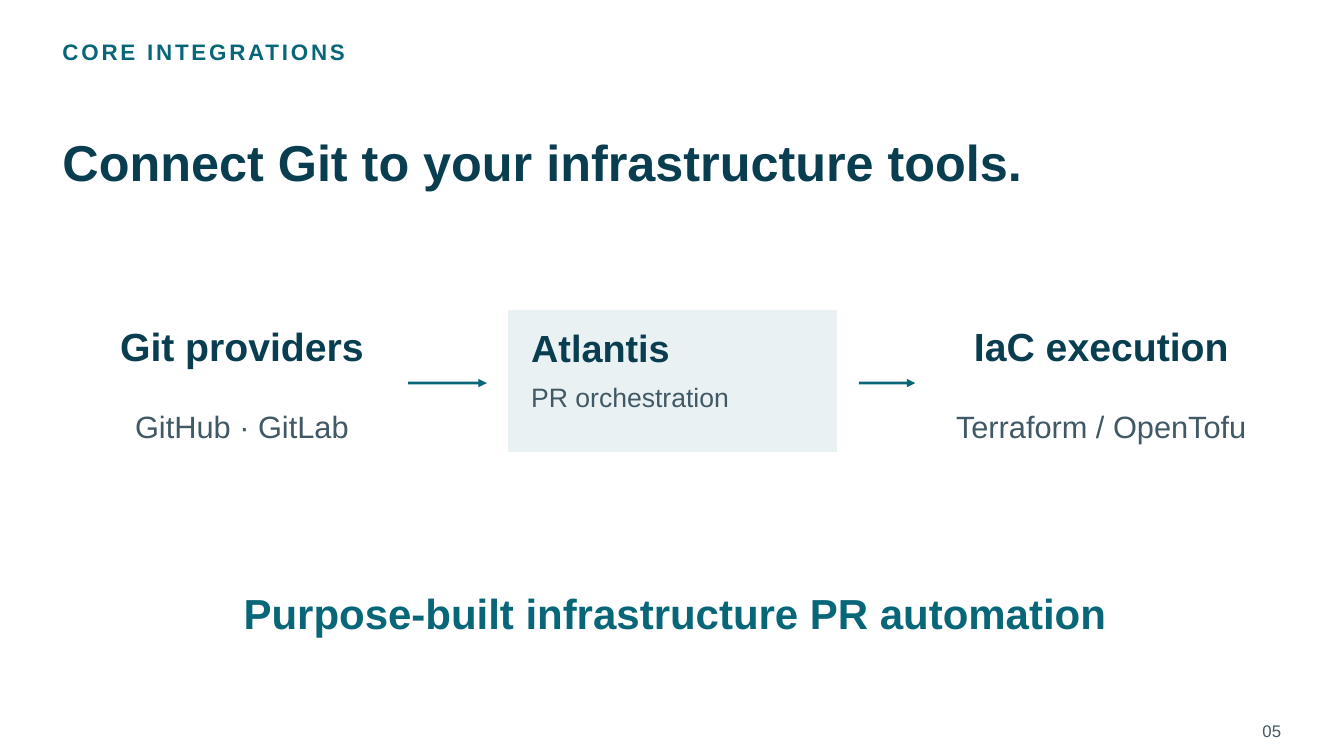
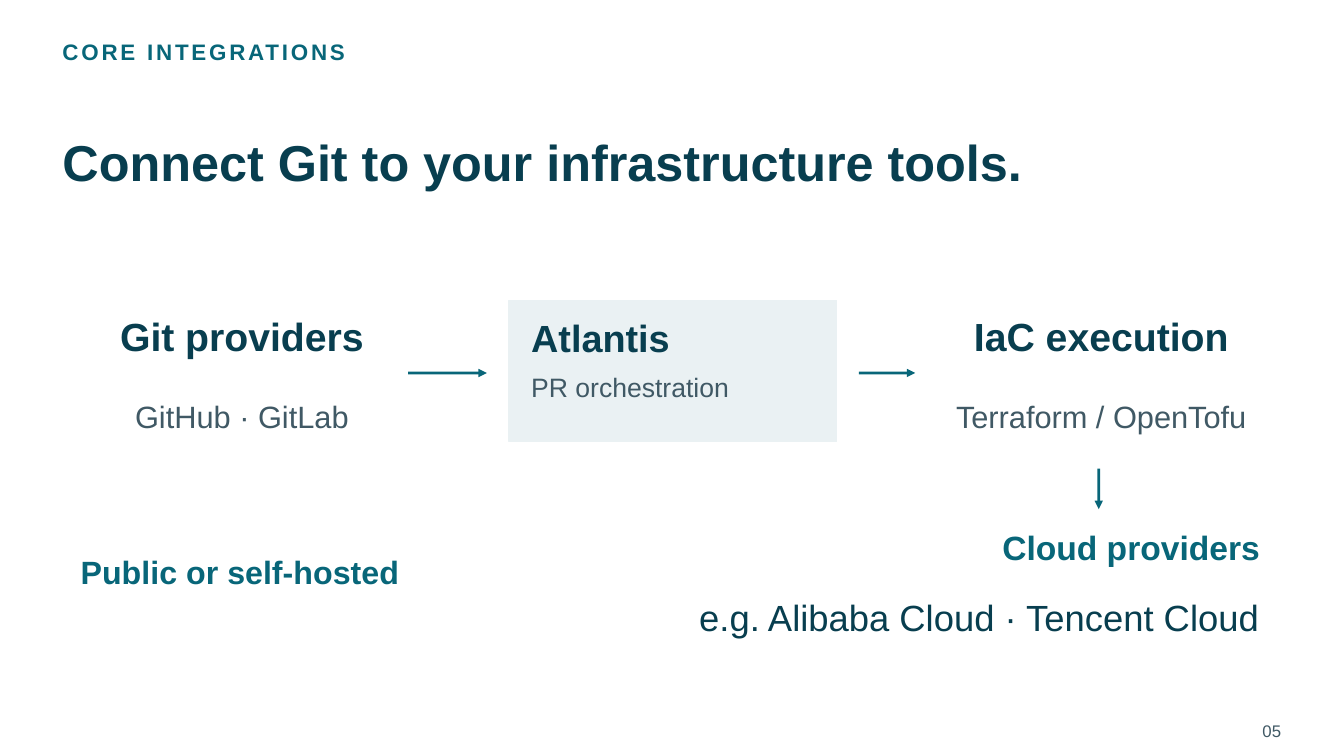
Before and after one commit to chenrui333/atlantis-talk, a slide deck: slide 5 of talks/kubecon-china-2026-atlantis-lightning/slides.pptx. Drawn at 1344x756 pixels with LibreOffice and Linux fonts; fonts in the diff are those of the drawing; background and template pictures are left out. Boxes give left, top, right and bottom in pixels: in the first picture for what was removed or moved away, otherwise in the second. Text is boxed around its words. In the diff, an @@ line names an element or a change of style, - is before the commit and + after.

```diff
--- a/talks/kubecon-china-2026-atlantis-lightning/slides.pptx
+++ b/talks/kubecon-china-2026-atlantis-lightning/slides.pptx
@@ 6 texts, 2 arrows, 1 rectangle: place and size @@
-6 texts, 2 arrows, 1 rectangle at bbox=[120, 311, 1246, 452]
+6 texts, 2 arrows, 1 rectangle at bbox=[120, 300, 1246, 442]
@@ arrow added from (1099, 469) to (1099, 509), #086679 2 pt @@
@@ text added at bbox=[1002, 535, 1260, 567], 24 pt, text #086679, bold @@
+Cloud providers
@@ text added at bbox=[81, 560, 399, 585], 23 pt, text #086679, bold @@
+Public or self-hosted
@@ text removed at bbox=[244, 598, 1106, 637] @@
-Purpose-built infrastructure PR automation
@@ text added at bbox=[699, 604, 1259, 638], 26 pt, text #083E4F @@
+e.g. Alibaba Cloud · Tencent Cloud
```
Also in this commit, not shown: 1 other slide changed, 30 other files.
